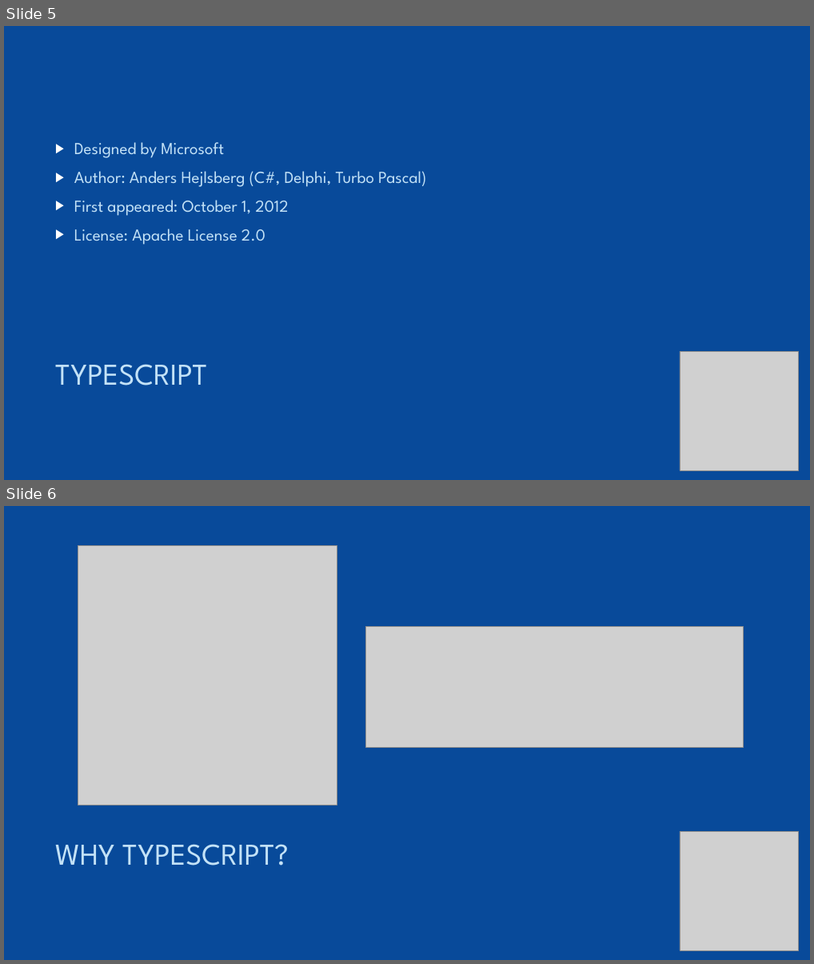
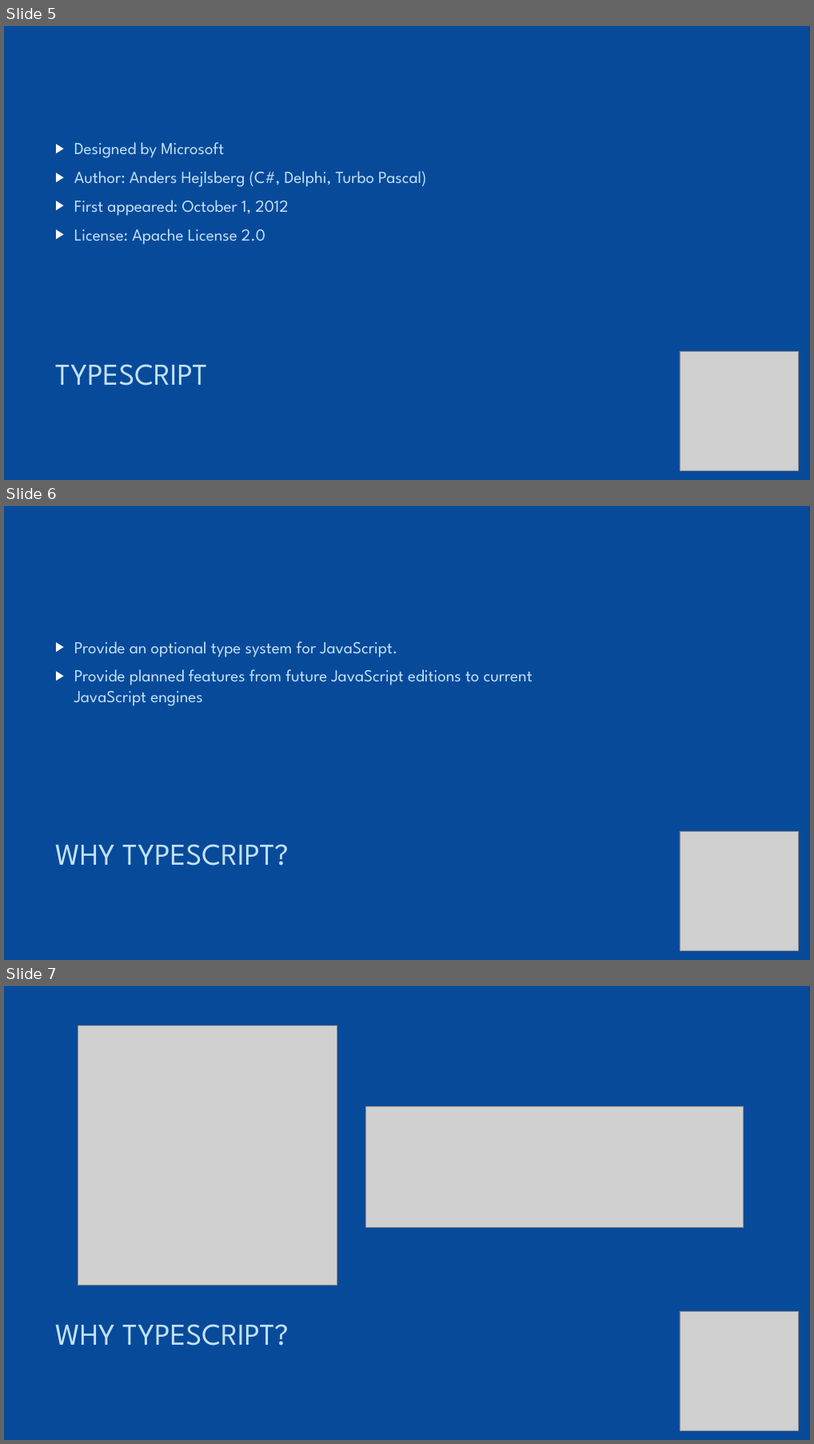
Before and after one commit to chan4lk/k-talk, a slide deck: Deck/typescript_ktalk.pptx. Shown one above the other, each under a label of ours: slides 5 and 6 before the commit, slides 5, 6 and 7 after it. The pictures are 814x964 and 814x1444 pixels, drawn with LibreOffice and Linux fonts; fonts in the diff are those of the drawing; grey boxes stand for pictures. Boxes give left, top, right and bottom in pixels: in the first picture for what was removed or moved away, otherwise in the second. Text is boxed around its words. In the diff, an @@ line names an element or a change of style, - is before the commit and + after.

```diff
--- a/Deck/typescript_ktalk.pptx
+++ b/Deck/typescript_ktalk.pptx
@@ slide 6 added at [4,506,810,960], background #084A9A @@
@@ text added at [74,641,533,706], 20 pt, text #C3E2F7 @@
+▶ Provide an optional type system for JavaScript.
+▶ Provide planned features from future JavaScript editions to current JavaScript engines
@@ picture added at [680,832,799,950] @@
@@ title added at [55,844,289,865], 36 pt, text #C3E2F7 @@
+WHY TYPESCRIPT?
@@ what was slide 6 is now slide 7 @@
```
Also in this commit, not shown: 6 slides changed.
